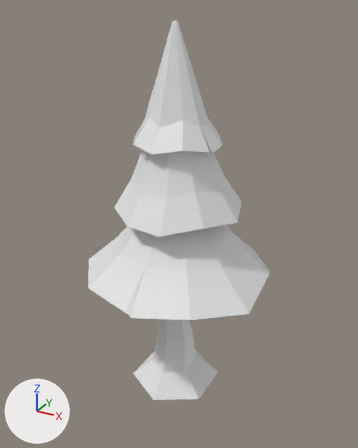
One commit to the FBX model Assets/Art/Models/Pine_02.fbx: the scene before it, then after it.
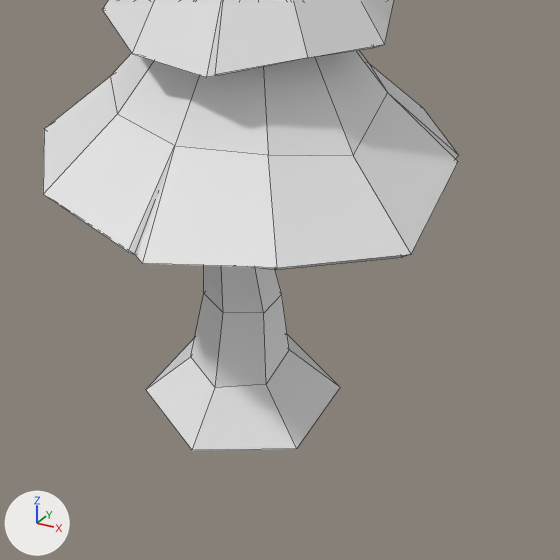
There are two pictures of each version: one whole from a camera (50 mm lens) standing at (2.36, -4.2, 4.08) and looking at (-0.02, 0.13, 1.92), one close up on the part from 19% to 88% of the width and 45% to 100% of the height. The lights are fixed; the arrows at lower left show +X, +Y and +Z. The last two pictures show the newer version. The close-ups show mesh edges as thin lines. Where no turn or scale is listed for an object, it has been applied to the vertices.
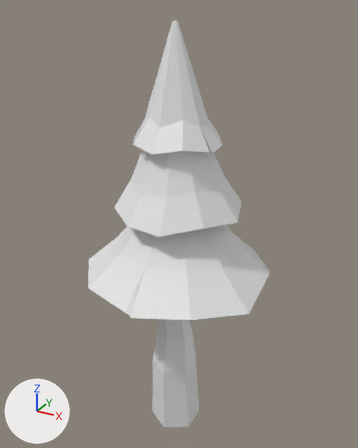
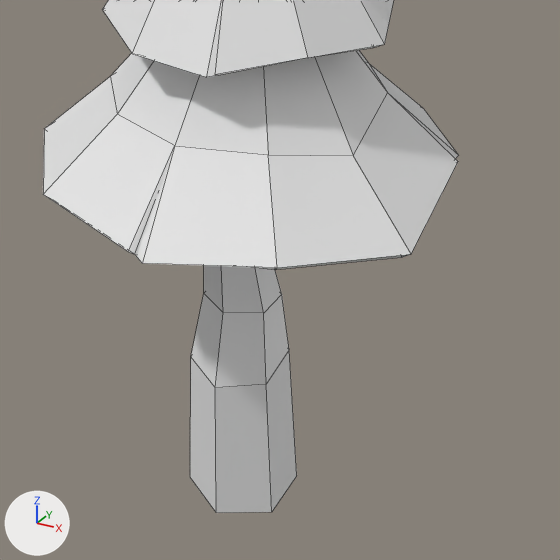
Changed parts and their boxes [x1, y1, x2, y2] in the close-ups (560 x 560 px; the box of a moved part takes in the faces that stretch with it):
'Cylinder', reshaped: before [146, 265, 340, 450]; after [190, 265, 297, 513]
part 1 of me_cylinder, moved or reshaped: before [146, 335, 340, 450]; after [190, 351, 297, 513]

Diff of the bpy script that builds the scene:
```diff
--- a/Assets/Art/Models/Pine_02.fbx.py
+++ b/Assets/Art/Models/Pine_02.fbx.py
@@ me_cylinder @@
 # used by ob_cylinder; location = (0.0, 0.0, 0.514)
-me_cylinder.from_pydata(...)  # 42 vertices, 38 faces; spans x -0.45..0.45, y -0.52..0.52, z -0.52..3.35
-me_cylinder.vertices[0].co = (0.0, 0.52, -0.52)  # pixel (287, 334)
-me_cylinder.vertices[2].co = (0.45, 0.26, -0.52)  # pixel (340, 387)
-me_cylinder.vertices[4].co = (0.45, -0.26, -0.52)  # pixel (296, 448)
-me_cylinder.vertices[6].co = (0.0, -0.52, -0.52)  # pixel (192, 450)
-me_cylinder.vertices[8].co = (-0.45, -0.26, -0.52)  # pixel (145, 389)
-me_cylinder.vertices[10].co = (-0.45, 0.26, -0.52)
+me_cylinder.from_pydata(...)  # 42 vertices, 38 faces; spans x -0.26..0.26, y -0.3..0.3, z -1.13..3.35
+# me_cylinder part 1
+me_cylinder.vertices[0].co = (0.0, 0.3, -1.13)
+me_cylinder.vertices[2].co = (0.26, 0.15, -1.13)  # pixel (296, 475)
+me_cylinder.vertices[4].co = (0.26, -0.15, -1.13)  # pixel (271, 512)
+me_cylinder.vertices[6].co = (0.0, -0.3, -1.13)  # pixel (216, 512)
+me_cylinder.vertices[8].co = (-0.26, -0.15, -1.13)  # pixel (190, 477)
+me_cylinder.vertices[10].co = (-0.26, 0.15, -1.13)
 me_cylinder.materials.append(mat_trunk)
```
